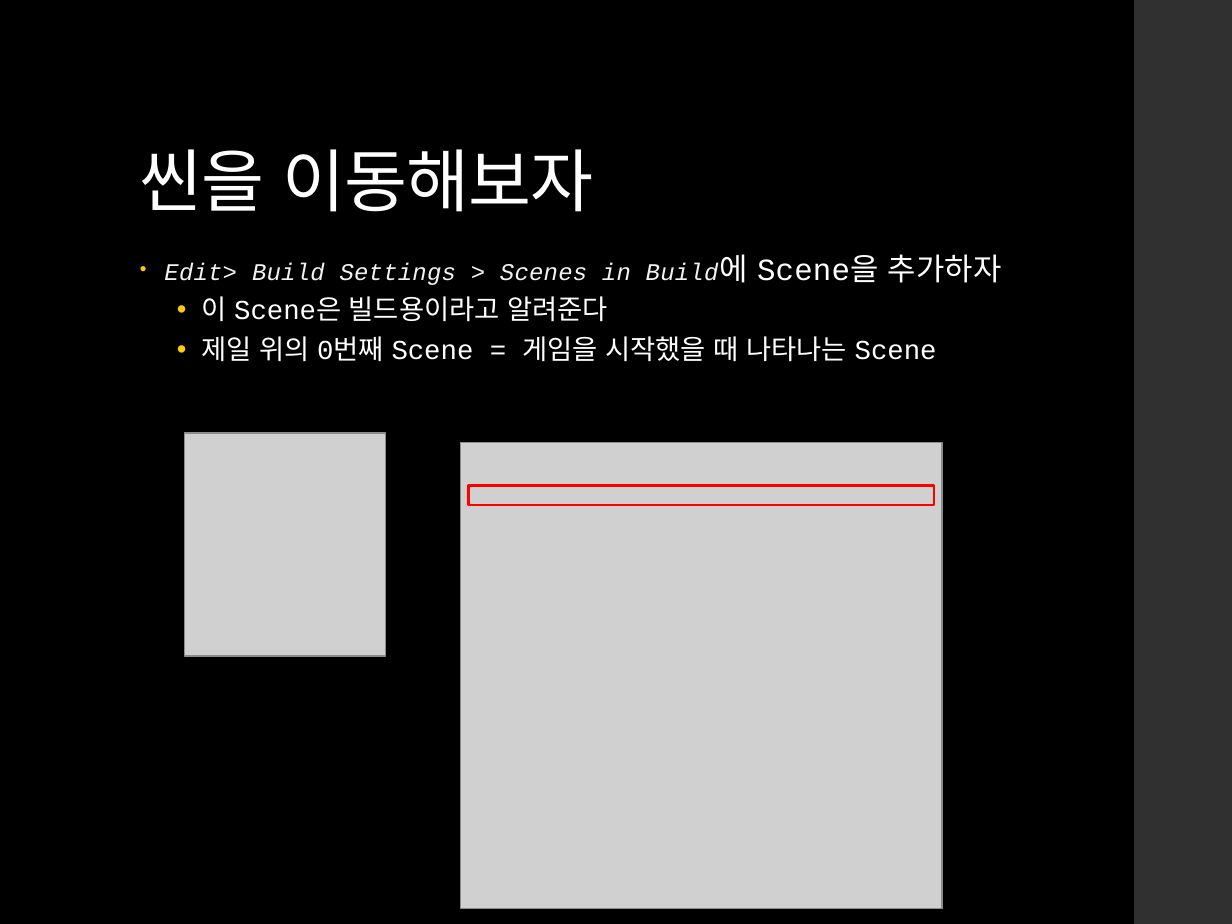
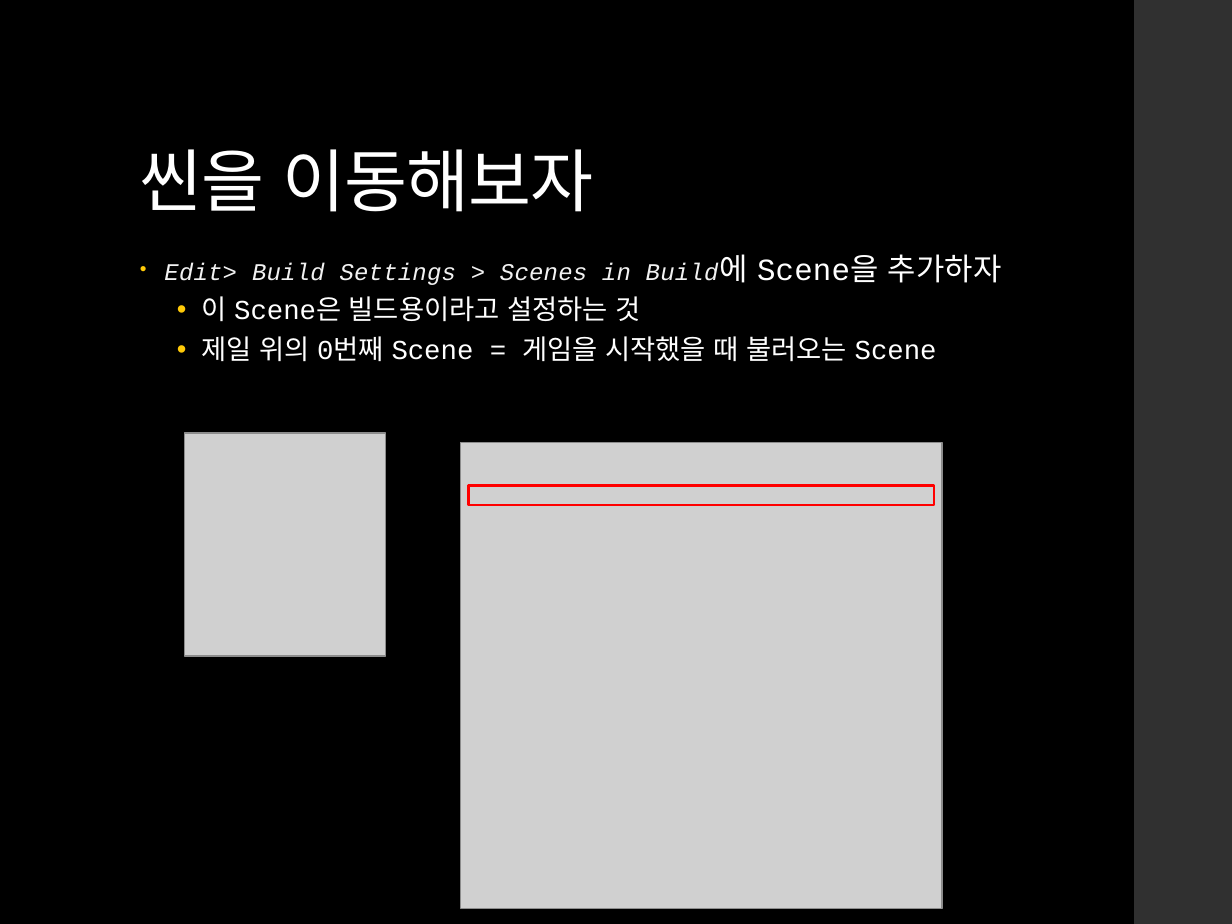
Before and after one commit to IamGroooooot/cien-unity-2020, a slide deck: slide 31 of 6. 유니티의 UI.pptx. Drawn at 1232x924 pixels with LibreOffice and Linux fonts; fonts in the diff are those of the drawing; grey boxes stand for pictures. Boxes give left, top, right and bottom in pixels: in the first picture for what was removed or moved away, otherwise in the second. Text is boxed around its words. In the diff, an @@ line names an element or a change of style, - is before the commit and + after.

Commit message:
Fix Typo in week 6/7 PPT

```diff
--- a/6. 유니티의 UI.pptx
+++ b/6. 유니티의 UI.pptx
@@ text at (x1=201, y1=296, x2=937, y2=362): text changed @@
-  • 이 Scene은 빌드용이라고 알려준다
-  • 제일 위의 0번째 Scene = 게임을 시작했을 때 나타나는 Scene
+  • 이 Scene은 빌드용이라고 설정하는 것
+  • 제일 위의 0번째 Scene = 게임을 시작했을 때 불러오는 Scene
```
Also in this commit, not shown: 2 other slides changed, 3 other files.
